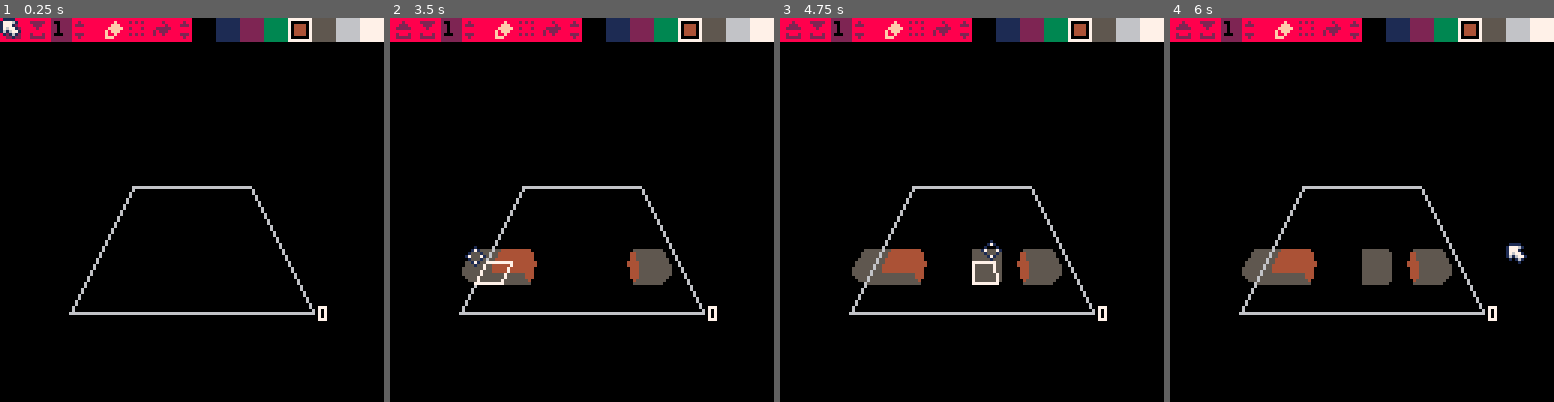
Above: before the commit, frames 1-4 (left to right).
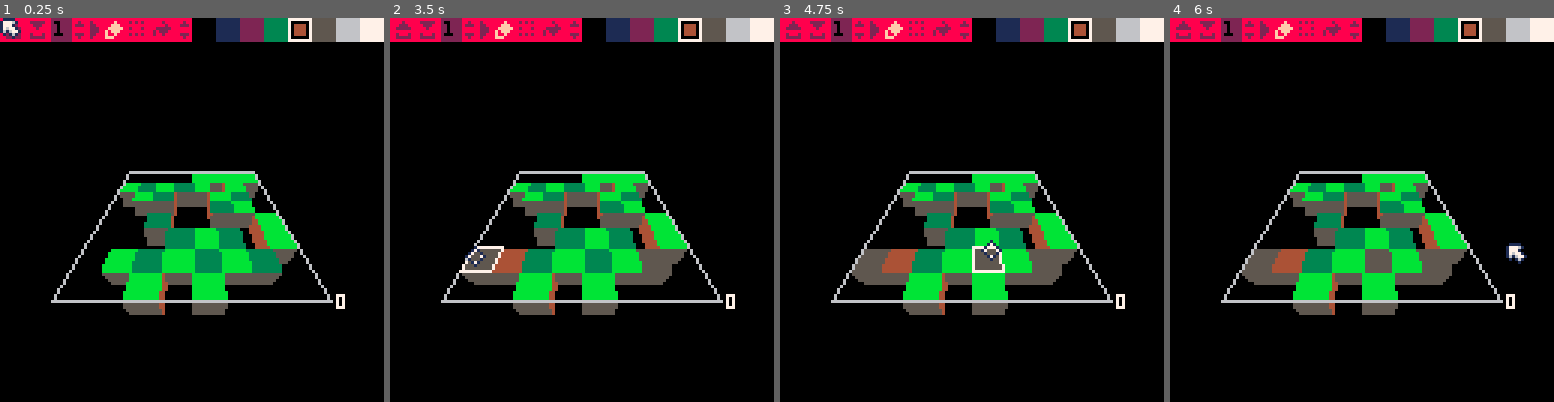
Above: after the commit, the same moments.

Repository: freds72/daggers
Game: PICO-8 cartridge carts/editor.p8
The game is run twice, just before and just after one commit, with the same random seed, the same clock (stepped at 60 frames per second) and the same inputs.
Inputs (mouse positions are in pixels of both pictures, inside the frame that each line leads up to):
- Up to frame 1 (0.25 s): no input
- Up to frame 2 (3.5 s): click (459, 121) at 0.67 s; tap X (X key) at 1.07, 2.07, 2.4, 2.73, 3.07, 3.4 s; click (520, 267) at 1.22 s; click (585, 114) at 1.77 s; hold Left 1.97-2.37 s; click (647, 259) at 2.32 s; hold Down 2.42-2.82 s; click (712, 106) at 2.87 s; hold Right from 2.87 s (still down); click (474, 256) at 3.42 s
- Up to frame 3 (4.75 s): release Right at 3.53 s; hold Up 3.58-4.08 s; tap X (X key) every 0.33 s from 3.73 to 4.73 s; click (925, 102) at 3.97 s; hold Right 4.13-4.53 s; click (991, 248) at 4.52 s; hold Down from 4.58 s (still down)
- Up to frame 4 (6 s): click (1442, 94) at 5.07 s; tap X (X key) at 5.07, 5.4, 5.73 s; release Down at 5.08 s; hold Left 5.13-5.8 s; click (1507, 244) at 5.62 s; hold Up from 5.85 s (still down)

The runs differ from the first frame. In frame 1, 14% of the frame differs, in the area x 13-90%, y 0-79%; in frame 2, 13%; in frame 3, 12%; in frame 4, 12%.

Commit message:
trying some dithering

Diff:
--- a/carts/editor.p8
+++ b/carts/editor.p8
@@ -8,6 +8,7 @@
 #include maths.lua
 #include poly.lua
 #include voxel_editor.lua
+#include game_editor.lua
 
 
 
@@ -165,3 +166,28 @@
 
 
 
+…(8 lines of a section not shown)…
+__map__
+2828282828282828282828282828282800000000000000000000000000000000000000000000000000000000000000000000000000000000000000000000000000000000000000000000000000000000000000000000000000000000000000000000000000000000000000000000000000000000000000000000000000000000
+2828282828282828282828282828282800000000000000000000000000000000000000000000000000000000000000000000000000000000000000000000000000000000000000000000000000000000000000000000000000000000000000000000000000000000000000000000000000000000000000000000000000000000
+2828282828282828282828282828282800000000000000000000000000000000000000000000000000000000000000000000000000000000000000000000000000000000000000000000000000000000000000000000000000000000000000000000000000000000000000000000000000000000000000000000000000000000
+2828282828282828282828282828282800000000000000000000000000000000000000000000000000000000000000000000000000000000000000000000000000000000000000000000000000000000000000000000000000000000000000000000000000000000000000000000000000000000000000000000000000000000
+2828282828282828282828282828282800000000000000000000000000000000000000000000000000000000000000000000000000000000000000000000000000000000000000000000000000000000000000000000000000000000000000000000000000000000000000000000000000000000000000000000000000000000
+3838383838383838383838383838383800000000000000000000000000000000000000000000000000000000000000000000000000000000000000000000000000000000000000000000000000000000000000000000000000000000000000000000000000000000000000000000000000000000000000000000000000000000
+2929292929292929292929292929292900000000000000000000000000000000000000000000000000000000000000000000000000000000000000000000000000000000000000000000000000000000000000000000000000000000000000000000000000000000000000000000000000000000000000000000000000000000
+2929292929292929292929292929292900000000000000000000000000000000000000000000000000000000000000000000000000000000000000000000000000000000000000000000000000000000000000000000000000000000000000000000000000000000000000000000000000000000000000000000000000000000
+2929292929292929292929292929292900000000000000000000000000000000000000000000000000000000000000000000000000000000000000000000000000000000000000000000000000000000000000000000000000000000000000000000000000000000000000000000000000000000000000000000000000000000
+2929292929292929292929292929292900000000000000000000000000000000000000000000000000000000000000000000000000000000000000000000000000000000000000000000000000000000000000000000000000000000000000000000000000000000000000000000000000000000000000000000000000000000
+2929292929292929292929292929292900000000000000000000000000000000000000000000000000000000000000000000000000000000000000000000000000000000000000000000000000000000000000000000000000000000000000000000000000000000000000000000000000000000000000000000000000000000
+2929292929292929292929292929292900000000000000000000000000000000000000000000000000000000000000000000000000000000000000000000000000000000000000000000000000000000000000000000000000000000000000000000000000000000000000000000000000000000000000000000000000000000
+2929292929292929292929292929292900000000000000000000000000000000000000000000000000000000000000000000000000000000000000000000000000000000000000000000000000000000000000000000000000000000000000000000000000000000000000000000000000000000000000000000000000000000
+2929292929292929292929292929292900000000000000000000000000000000000000000000000000000000000000000000000000000000000000000000000000000000000000000000000000000000000000000000000000000000000000000000000000000000000000000000000000000000000000000000000000000000
+2929292929292929292929292929292900000000000000000000000000000000000000000000000000000000000000000000000000000000000000000000000000000000000000000000000000000000000000000000000000000000000000000000000000000000000000000000000000000000000000000000000000000000
+2929292929292929292929292929292900000000000000000000000000000000000000000000000000000000000000000000000000000000000000000000000000000000000000000000000000000000000000000000000000000000000000000000000000000000000000000000000000000000000000000000000000000000
--- /dev/null
+++ b/carts/game_editor.lua
@@ -0,0 +1,74 @@
+-- lightweight version of the game engine
+-- return shortest angle to target
+function shortest_angle(target_angle,angle)
+	local dtheta=target_angle-angle
+	if dtheta>0.5 then
+		angle+=1
+	elseif dtheta<-0.5 then
+		angle-=1
+	end
+	return angle
+end
+
+
+function make_player()
+    local pos,angle,angular={4,4,1},0,0
+    local vel,acc=0,0
+    -- find player pos
+    for idx,id in pairs(_sprite_grid) do
+        if id==20 then
+            pos={(idx&0x0.00ff)<<16,(idx&0x0.ff)<<8,idx\1}
+            -- remove starting point
+            -- _sprite_grid[idx]=nil
+            break
+        end
+    end
+    return {
+        orient=function()
+            return pos,angle
+        end,
+        control=function()
+            local dx,dy=0,0
+            if(btn(0)) dx=1
+            if(btn(1)) dx=-1
+            if(btn(2)) dy=-1
+            if(btn(3)) dy=1
+            acc+=dy/64
+            angular+=dx/128
+        end,
+        update=function()
+            vel+=acc
+            vel*=0.85
+            acc*=0.7
+            angle+=angular
+            angular*=0.5
+            local c,s=cos(angle),-sin(angle)
+            pos=v_add(pos,{-s,c,0},vel)
+        end
+    }
+end
+
+function game_state()
+    local u,d=_update,_draw
+    local plyr=make_player()
+    local cam=make_cam(64,70,64,0.125)
+    local angle=0
+
+    _update=function()
+        plyr:control()
+        plyr:update()
+
+        local p,a=plyr:orient()
+        angle=lerp(shortest_angle(a,angle),a,0.2)
+        cam:control(p,-0.180,angle,7)
+    end
+    _draw=function()
+        _draw=function()
+            -- cls(12)
+            map(0,0,0,0,16,16)
+            draw_grid(cam)
+            local p,a=plyr:orient()
+            draw_sprite(cam,v_add(p,{-0.5,-0.5,0}),19,true)
+        end
+    end
+end
--- /dev/null
+++ b/carts/iterate.p8
@@ -0,0 +1,39 @@
+pico-8 cartridge // http://www.pico-8.com
+version 39
+__lua__
+local cam=8
+function _update()
+ local dy=0
+ if(btnp(2)) dy=-1
+ if(btnp(3)) dy=1
+ cam+=dy
+end
+
+function _draw()
+ cls()
+	local i0,i1=0,7
+	local cam=cam
+	local di=1
+	local i01=mid(cam,i0,i1)
+	local i10=i01+1
+	-- outside range?
+	if i01!=cam then
+		if cam<i0 then
+ 	 i1=i1
+  	i10=i0
+  else
+	  i01=i0
+		 i01=i1+1
+		 i10=i1+1
+		end
+	 cam=nil
+	end
+
+	for i=i0,i01-1,di do
+ 	print(">> "..i)
+	end
+	if(cam) color(8)print("** "..cam)color(7)
+	for i=i1,i10,-di do
+ 	print("<< "..i)
+	end
+end
--- a/carts/maths.lua
+++ b/carts/maths.lua
@@ -37,15 +37,13 @@
 		v[2]+scale*dv[2],
 		v[3]+scale*dv[3]}
 end
-function v_lerp(a,b,t,uv)
-  local ax,ay,az,u,v=a[1],a[2],a[3],a.u,a.v
+function v_lerp(a,b,t)
+	local ax,ay,az=a[1],a[2],a[3]
 	return {
-    ax+(b[1]-ax)*t,
-    ay+(b[2]-ay)*t,
-    az+(b[3]-az)*t,
-    u=uv and u+(b.u-u)*t,
-    v=uv and v+(b.v-v)*t
-  }
+    	ax+(b[1]-ax)*t,
+    	ay+(b[2]-ay)*t,
+    	az+(b[3]-az)*t
+	}
 end
 
 function v_cross(a,b)
--- a/carts/voxel_editor.lua
+++ b/carts/voxel_editor.lua
@@ -49,13 +49,29 @@
     }
 }
 
+local dither_pat={[0]=0b1111111111111111,0b0111111111111111,0b0111111111011111,0b0101111111011111,0b0101111101011111,0b0101101101011111,0b0101101101011110,0b0101101001011110,0b0101101001011010,0b0001101001011010,0b0001101001001010,0b0000101001001010,0b0000101000001010,0b0000001000001010,0b0000001000001000,0b0000000000000000}
 function draw_cube(cam,o,idx,c,cache,mask)
     local ox,oy,oz=o[1],o[2],o[3]
     local colors=cube.colors[c]
     local verts={}
-    local m,scale=cam.m,64*cam.fov
+    local m,fov=cam.m,cam.fov
     -- get visible faces (face index + face direction)
     fillp(((ox+oy)&1)*0xffff)
+
+    local extents={}
+    --fillp()
+    for i=1,3 do
+        extents[i]={lo=max(cam.lookat[i]\1-4),hi=max(7,cam.lookat[i]\1+4)}
+    end
+    for i=1,2 do
+        if extents[i].lo==o[i]\1 then
+            fillp(dither_pat[15-flr(16*(cam.lookat[i]%1))]|0b0.100)
+        end
+        if extents[i].hi==o[i]\1 then
+            fillp(dither_pat[flr(16*(cam.lookat[i]%1))]|0b0.100)
+        end
+    end
+
     for maski,k in pairs(mask) do
         --
         local side=cube.faces[maski][k]
@@ -68,35 +84,62 @@
         -- outside: draw faces
         -- or not next to block
         if adj_i<0 or adj_i>=_grid_size or (not _grid[adj_idx]) then
+            local outcode,clipcode=0xffff,0
             for i,vert in pairs(side) do
                 local idx=idx+vert.idx
                 local v=cache[idx]
                 if not v then
-                    local x,y,z=vert[1]+ox,vert[2]+oy,vert[3]+oz
-                    x,y,z=m[1]*x+m[5]*y+m[9]*z+m[13],m[2]*x+m[6]*y+m[10]*z+m[14],m[3]*x+m[7]*y+m[11]*z+m[15]
-                    local w=scale/z
-                    v={x=64+x*w,y=70-y*w}
+                    local x,y,z,code=vert[1]+ox,vert[2]+oy,vert[3]+oz,0
+                    --x=mid(x,extents[1].lo,extents[1].hi)
+                    --y=mid(y,extents[2].lo,extents[2].hi)
+                    --z=mid(z,extents[3].lo,extents[3].hi)
+                    local ax,ay,az=m[1]*x+m[5]*y+m[9]*z+m[13],m[2]*x+m[6]*y+m[10]*z+m[14],m[3]*x+m[7]*y+m[11]*z+m[15]
+
+                    -- todo: arrghhh!!
+                    az=-az
+                    if az<0.1 then code=2 end
+                    if fov*ax>az then code+=4
+                    elseif fov*ax<-az then code+=8 end
+                    if fov*ay>az then code+=16
+                    elseif fov*ay<-az then code+=32 end
+                    az=-az
+                    local w=fov/az
+                    v={ax,ay,az,x=64+64*ax*w,y=70-64*ay*w,outcode=code}
                     cache[idx]=v
                 end
                 verts[i]=v
+                outcode&=v.outcode
+                clipcode+=v.outcode&2
             end
             --polyline(verts,4,maski+k+1)
-            polyfill(verts,4,col)
-        end
-    end
-end
-
-function draw_sprite(cam,o,s)
+            if outcode==0 then
+                local np=4
+                if(clipcode>0) verts,np=cam:z_poly_clip(verts,4)
+                if(np>2) polyfill(verts,np,col)
+            end
+        end
+    end
+    fillp()
+end
+
+function draw_sprite(cam,o,s,shadow)
     local ox,oy,oz=o[1],o[2],o[3]
-    local m,scale=cam.m,64*cam.fov
-
     -- position in middle of tile
     local x,y,w=cam:project({ox+0.5,oy+0.5,oz})
     if w then
-        w*=-64*cam.fov
+        w*=-64
         -- convert between sprite id and real image
         s=_sprite_by_id[s]
         local sx,sy=x-w/2,y-w
+        if shadow then
+            local ref=v_add({ox+0.5,oy+0.5,oz},cam.pos,-1)
+            local dx,dy=ref[1],ref[2]
+            local zangle=atan2(dx,dy)
+            local len=dx*cos(zangle)+dy*sin(zangle)
+            local yangle=atan2(len,ref[3])
+            local h=-w*sin(yangle)
+            ovalfill(sx,y-h/2,sx+w,y+h/2,1)
+        end
         sspr((s&15)<<3,(s\16)<<3,8,8,sx,sy,w+sx%1,w+sy%1)
     end
 end
@@ -241,7 +284,7 @@
     end
 end
 
-function draw_grid(cam,layer)
+function draw_grid(cam)
     local fwd=cam.fwd
     local majord,majori=-32000,1
     for i=1,3 do
@@ -267,7 +310,12 @@
     }
     local lasti=last[majori][minori]
 
-    local major0,major1=0,_grid_size-1
+    local extents={}
+    for i=1,3 do
+        extents[i]={lo=max(cam.lookat[i]\1-4),hi=max(7,cam.lookat[i]\1+3)}
+    end
+
+    local major0,major1=extents[majori].lo,extents[majori].hi
     if(fwd[majori]<0) major0,major1=major1,major0
     local o,face_mask,cache={},{},{}
     local cam_minor,cam_last=cam.pos[minori]\1,cam.pos[lasti]\1
@@ -276,7 +324,7 @@
         -- todo: drop sign based iteration, only use left-to-right/middle/right-to-left
         o[majori]=major
         local draw_last=function()
-            local last0,last1=0,_grid_size-1
+            local last0,last1=extents[lasti].lo,extents[lasti].hi
             local dlast=sgn(fwd[lasti])
             local face_sign=sgn(last0-cam_last)
             if(dlast<0) last0,last1,face_sign=last1,last0,sgn(last1-cam_last)
@@ -316,7 +364,7 @@
             --if(btn(5)) flip()
         end
         --
-        local minor0,minor1=0,_grid_size-1
+        local minor0,minor1=extents[minori].lo,extents[minori].hi
         local dminor=sgn(fwd[minori])
         local minor_sign=sgn(minor0-cam_minor)
         if(dminor<0) minor0,minor1,minor_sign=minor1,minor0,sgn(minor1-cam_minor)
@@ -369,6 +417,8 @@
                 make_m_from_euler(yangle,0,0))
 			local pos=v_add(lookat,m_fwd(m),dist)
 
+            self.lookat=v_clone(lookat)
+
             -- debug
             self.fwd=m_fwd(m)
             self.up=m_up(m)
@@ -398,6 +448,29 @@
 		end,
         unproject=function(self,x,y)
             return -(x-x0)/(scale*focal),(y-y0)/(scale*focal)
+        end,
+        z_poly_clip=function(self,v,nv)
+            local res,v0={},v[nv]
+            local d0=v0[3]-0.1
+            for i=1,nv do
+                local side=d0>0
+                if side then
+                    res[#res+1]=v0
+                end
+                local v1=v[i]
+                local d1=v1[3]-0.1
+                -- not same sign?
+                if (d1>0)!=side then
+                    local nv=v_lerp(v0,v1,d0/(d0-d1))
+                    -- project against near plane
+                    nv.x=x0+scale*nv[1]*focal/0.1
+                    nv.y=y0-scale*nv[2]*focal/0.1
+                    res[#res+1]=nv
+                end
+                v0=v1
+                d0=d1
+            end
+            return res,#res
         end
 	}
 end
@@ -437,7 +510,7 @@
             local pts={}
             for i,p in pairs(quad) do
                 p=v_scale(p,_grid_size)
-                p[3] = layer
+                p[3] = layer+1
                 pts[i]=p
             end
             local xmax,ymax=-32000
@@ -457,7 +530,7 @@
                 local pts={}
                 for i,p in pairs(quad) do
                     p=v_add(p,current_voxel.origin)
-                    p[3] = layer
+                    p[3]=layer+1
                     pts[i]=p
                 end
                 --fillp(0xa5a5.8)
@@ -472,7 +545,6 @@
                 end
                 fillp()
             end
-
             clip()
         end,
         mousemove=function(self,msg)
@@ -605,7 +677,7 @@
         pickers:add(make_color_picker(i,binding(_editor_state,"selected_color")))
     end
     -- sprite blocks
-    for i=0,2 do
+    for i=0,3 do
         pickers:add(make_sprite_picker(16+i,32+i,binding(_editor_state,"selected_color")))
         _sprite_by_id[16+i]=32+i
     end
@@ -641,6 +713,11 @@
         _editor_state.level=mid(_editor_state.level-1,1,9)
     end)),25,4,3,4)
 
+    -- play
+    _main:add(make_button(4,binding(function()
+        game_state()
+    end)),29,0,6)
+
     -- edit/select/fill
     for i,s in ipairs({19,18,20}) do
         _main:add(make_radio_button(s,i,binding(_editor_state,"edit_mode")),27+i*8,0,6)
@@ -651,9 +728,9 @@
 
     -- demo voxels
     srand(42)
-    for i=0,_grid_size-1 do
-        for j=0,_grid_size-1 do
-            --if(rnd()>0.125) _grid[i>>16|j>>8|0]=11
+    for i=0,4*_grid_size-1 do
+        for j=0,4*_grid_size-1 do
+            if(rnd()>0.5) _grid[i>>16|j>>8|0]=11
         end
     end
 
Not shown, changed: 41 lines of the sprite sheet (__gfx__) section of carts/editor.p8
Not shown, changed: the thumbnail (__label__) section of carts/editor.p8
